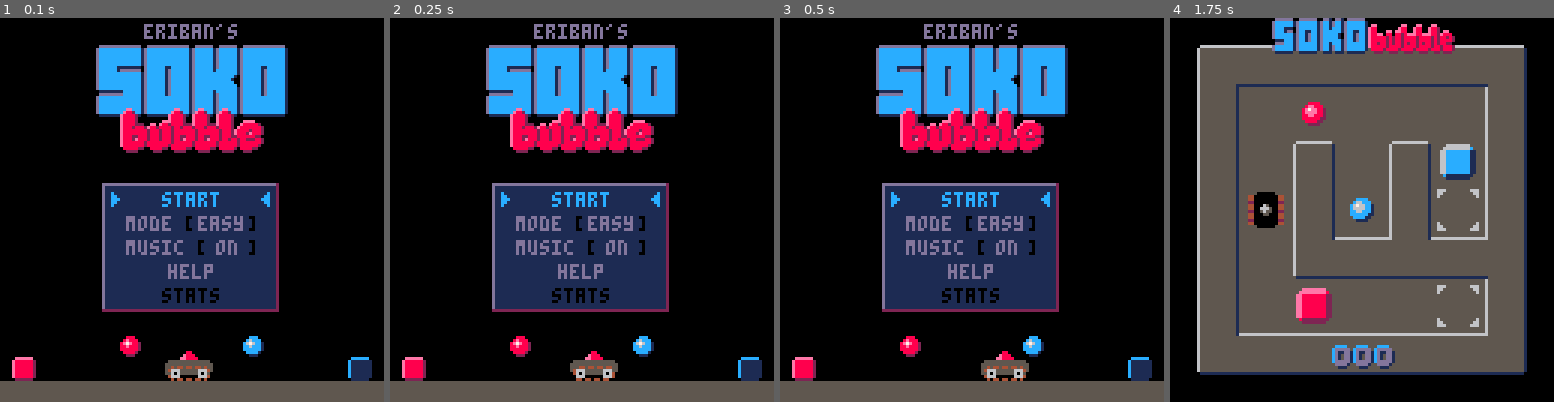
Above: before the commit, frames 1-4 (left to right).
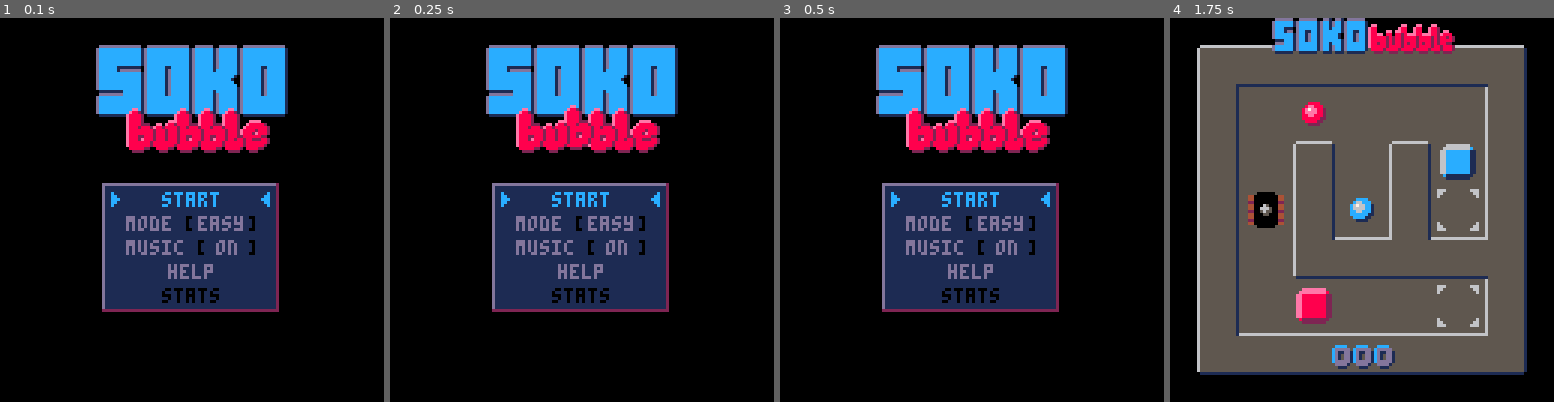
Above: after the commit, the same moments.

Repository: erwinbonsma/SokoBubbleP8
Game: PICO-8 cartridge sokobubble.p8
Same seed, same stepped clock (60 frames per second), same inputs: the game is played once before the commit and once after it.
Inputs:
- Up to frame 1 (0.1 s): no input
- Up to frame 2 (0.25 s): no input
- Up to frame 3 (0.5 s): tap O (Z key) at 0.33 s
- Up to frame 4 (1.75 s): tap O (Z key) at 0.7, 1.43 s; tap X (X key) at 1.07 s

The runs differ from the first frame. In frame 1, 10% of the frame differs, in the area x 0-100%, y 1-100%; in frame 2, 10%; in frame 3, 10%; in frame 4, nothing differs.

Commit message:
Change title screen
Remove push animation.
Instead animate bubble part of logo.

Diff:
--- a/sokobubble.p8
+++ b/sokobubble.p8
@@ -1737,63 +1737,39 @@
  elseif btnp(⬅️) or btnp(➡️) then
   self:_change_option()
  end
-
- local car=self.car
- car.x+=car.dx
- if car.dx>0 then
-  if car.x>120 then
-   car.dx=-car.dx
-  elseif car.x>=108 then
-   local box=self.boxr
-   box.x=car.x+8
-   if not box.touched then
-    box.touched=true
-    sfx(0)
-   end
-  elseif car.x>78 then
-   if car.c!=4 then sfx(5) end
-   car.c=4
-  elseif car.x>32 then
-   local box=self.boxl
-   if box.touched then
-    sfx(1)
-    box.x=4
-    box.touched=false
-   end
-  end
- else
-  if car.x<8 then
-   car.dx=-car.dx
-  elseif car.x<=20 then
-   local box=self.boxl
-   box.x=car.x-16
-   if not box.touched then
-    box.touched=true
-    sfx(0)
-   end
-  elseif car.x<50 then
-   if car.c!=2 then sfx(5) end
-   car.c=2
-  elseif car.x<95 then
-   local box=self.boxr
-   if box.touched then
-    sfx(1)
-    box.x=116
-    box.touched=false
-   end
-  end
- end
-end
+end
+
+--x,w,h
+bubble_specs={
+ ["b"]={0,10,15},
+ ["u"]={10,10,11},
+ ["l"]={20,8,15},
+ ["e"]={28,10,11}
+}
 
 function draw_big_logo()
  pal(15,1)
  pal(5,12)
  pal(6,13)
  map(0,21,32,9,8,3)
- for x=0,5 do
-  for y=0,1 do
-   spr(128+x+y*16,x*8+40,y*8+30)
-  end
+ pal()
+
+ local bump=function(tmax)
+  return max(
+   0,2-abs(flr(t()*60)%180-tmax)
+  )
+ end
+
+ palt(0,true)
+ local str="bubble"
+ local sx=88
+ for i=#str,1,-1 do
+  local ch=str[i]
+  local bs=bubble_specs[ch]
+  local x,w,h=bs[1],bs[2],bs[3]
+  sx-=w-2
+  local sy=45-h-bump(i*6)
+  sspr(x,79-h,w,h,sx,sy)
  end
  pal()
 end
@@ -1847,42 +1823,8 @@
 function title:draw()
  cls()
 
- print("eriban's",48,2,13)
-
  draw_big_logo()
  self:_draw_menu()
-
- rectfill(0,121,127,127,5)
-
- palt(15,true)
- palt(0,false)
-
- --draw bubbles
- spr(10,40,106)
- spr(9,81,106)
-
- --draw boxes
- local car=self.car
- for box in all(self.boxes) do
-  local p=box.c
-  if car.c!=box.c then
-   p=easymode and (p+4) or 9
-  end
-  bubble_pal(p)
-  spr(11,box.x,113)
- end
- bubble_pal()
-
- --draw car
- spr(
-  2+2*(flr(car.x%3)),
-  car.x-8,113,
-  2,1
- )
- pal(6,bub_pals[car.c][9])
- pal(7,bub_pals[car.c][10])
- spr(8,car.x-4,106)
- pal()
 end
 
 game={}
Not shown, changed: 23 lines of the sprite sheet (__gfx__) section of sokobubble.p8
